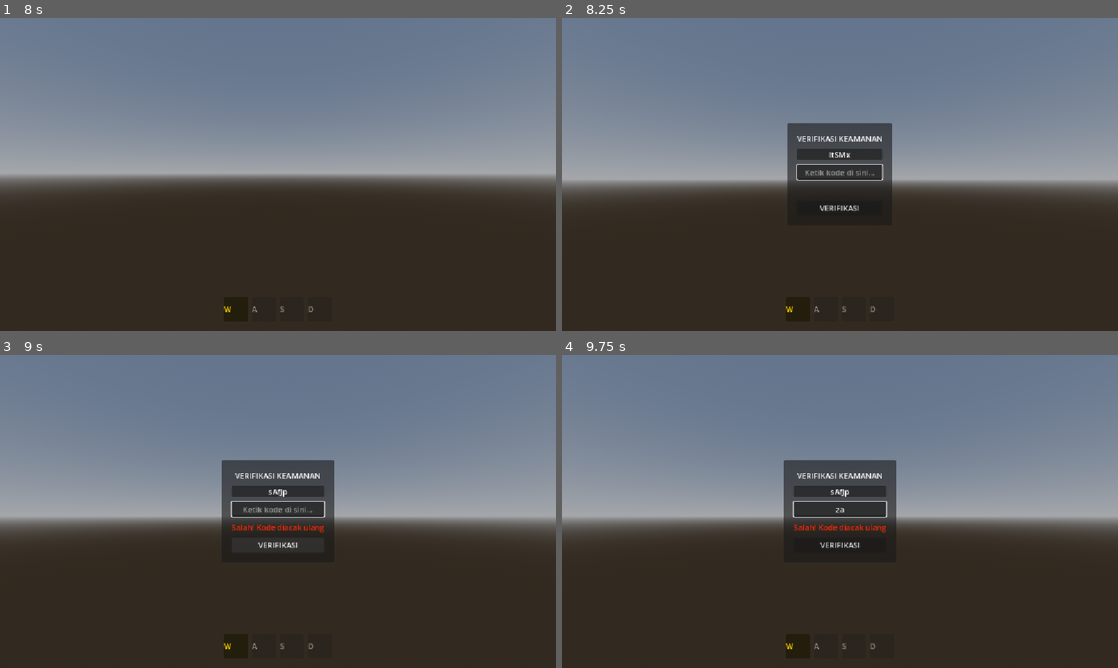
Above: before the commit, frames 1-4 (two rows, left to right).
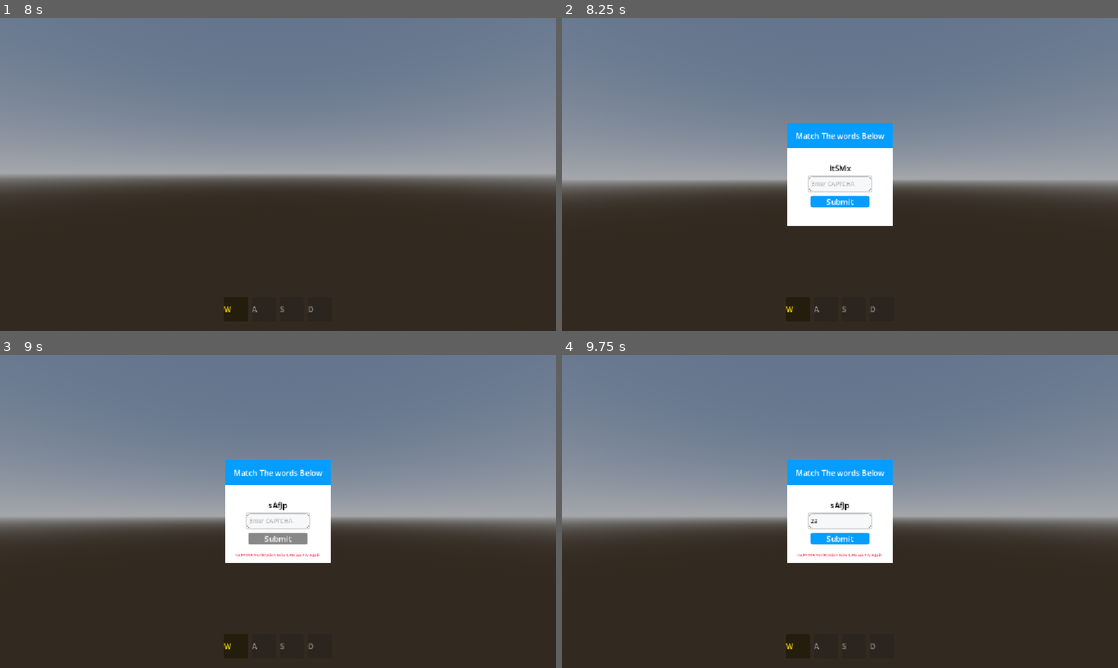
Above: after the commit, the same moments.

Repository: Fahmi-mi/my-first-rpg
Game: Godot game, scene res://src/world/test_world.tscn
The game is run twice, just before and just after one commit, with the same random seed, the same clock (stepped at 60 frames per second) and the same inputs. Before the commit the project has no main scene; this scene is started directly in both runs.
Inputs (mouse positions are in pixels of both pictures, inside the frame that each line leads up to):
- Up to frame 1 (8 s): tap Enter at 0.5, 5.75, 7.25 s; move the mouse to (305, 174) at 0.52 s; hold P (interact) 0.53-1.28 s; hold X (move_forward) 0.53-5.78 s; tap Shift (jump) at 0.77, 1.52, 3.02, 3.77, 4.52, 6.02, 6.77, 7.52 s; move the mouse to (250, 174) at 1.27 s; tap A (slot_a) at 1.35 s; move the mouse to (289, 168) at 2.02 s; hold D (slot_d) 2.03-2.78 s; move the mouse to (272, 180) at 2.77 s; tap S (slot_s) at 2.85 s; move the mouse to (316, 177) at 3.52 s; hold W (slot_w) 3.53-4.28 s; move the mouse to (233, 171) at 4.27 s; tap P (interact) at 4.35 s; tap Space at 5, 6.5 s; move the mouse to (283, 174) at 5.02 s; hold A (slot_a) 5.03-5.78 s; move the mouse to (255, 168) at 5.77 s; hold V (move_right) 5.78-6.53 s; tap D (slot_d) at 5.85 s; move the mouse to (305, 174) at 6.52 s; hold S (slot_s) 6.53-7.28 s; hold X (move_forward) from 6.53 s (still down); move the mouse to (250, 174) at 7.27 s; tap W (slot_w) at 7.35 s
- Up to frame 2 (8.25 s): keep holding X (move_forward); tap Space at 8 s; move the mouse to (851, 168) at 8.02 s; hold P (interact) from 8.03 s (still down)
- Up to frame 3 (9 s): release X (move_forward) at 8.75 s; release P (interact) at 8.75 s; click "VERIFIKASI" (after the commit: "Submit") at 8.75 s
- Up to frame 4 (9.75 s): move the mouse to (812, 574) at 9.52 s; hold Z (move_left) from 9.53 s (still down); tap A (slot_a) at 9.6 s

Frame 1 is identical in both runs. In frame 2, 6.2% of the frame differs, in the area x 40-60%, y 33-67%; in frame 3, 6.5%; in frame 4, 6.5%, in the area x 39-61%, y 33-67%.

Commit message:
feat: styelized the captcha

Diff:
--- a/icon.svg
+++ b/icon.svg
@@ -1 +1,3 @@
-<svg xmlns="http://www.w3.org/2000/svg" width="128" height="128"><rect width="124" height="124" x="2" y="2" fill="#363d52" stroke="#212532" stroke-width="4" rx="14"/><g fill="#fff" transform="translate(12.322 12.322)scale(.101)"><path d="M105 673v33q407 354 814 0v-33z"/><path fill="#478cbf" d="m105 673 152 14q12 1 15 14l4 67 132 10 8-61q2-11 15-15h162q13 4 15 15l8 61 132-10 4-67q3-13 15-14l152-14V427q30-39 56-81-35-59-83-108-43 20-82 47-40-37-88-64 7-51 8-102-59-28-123-42-26 43-46 89-49-7-98 0-20-46-46-89-64 14-123 42 1 51 8 102-48 27-88 64-39-27-82-47-48 49-83 108 26 42 56 81zm0 33v39c0 276 813 276 814 0v-39l-134 12-5 69q-2 10-14 13l-162 11q-12 0-16-11l-10-65H446l-10 65q-4 11-16 11l-162-11q-12-3-14-13l-5-69z"/><path d="M483 600c0 34 58 34 58 0v-86c0-34-58-34-58 0z"/><circle cx="725" cy="526" r="90"/><circle cx="299" cy="526" r="90"/></g><g fill="#414042" transform="translate(12.322 12.322)scale(.101)"><circle cx="307" cy="532" r="60"/><circle cx="717" cy="532" r="60"/></g></svg>
+version https://git-lfs.github.com/spec/v1
+oid sha256:6c80384360a5b269d1054bfb27241258154e2cc8167c522016fdc1820e84e0f8
+size 995
--- a/project.godot
+++ b/project.godot
@@ -11,6 +11,7 @@
 [application]
 
 config/name="my-first-rpg"
+run/main_scene="uid://5iwgsni1iake"
 config/features=PackedStringArray("4.7", "GL Compatibility")
 config/icon="res://icon.svg"
 
--- a/src/ui/captcha/captcha_popup.gd
+++ b/src/ui/captcha/captcha_popup.gd
@@ -6,10 +6,10 @@
 const CHAR_POOL: String = "ABCDEFGHIJKLMNOPQRSTUVWXYZabcdefghijklmnopqrstuvwxyz23456789"
 var target_code: String = ""
 
-@onready var target_label: Label = $CenterContainer/PanelContainer/MarginContainer/VBoxContainer/CodeDisplayPanel/TargetCodeLabel
-@onready var input_line_edit: LineEdit = $CenterContainer/PanelContainer/MarginContainer/VBoxContainer/InputLineEdit
-@onready var error_label: Label = $CenterContainer/PanelContainer/MarginContainer/VBoxContainer/ErrorLabel
-@onready var submit_button: Button = $CenterContainer/PanelContainer/MarginContainer/VBoxContainer/SubmitButton
+@onready var target_label: Label = $MarginContainer/MainPanel/TitleLabel #$CenterContainer/PanelContainer/MarginContainer/VBoxContainer/CodeDisplayPanel/TargetCodeLabel
+@onready var input_line_edit: LineEdit = $MarginContainer/MainPanel/Input #$CenterContainer/PanelContainer/MarginContainer/VBoxContainer/InputLineEdit
+@onready var error_label: Label = $MarginContainer/MainPanel/ErrorLabel #$CenterContainer/PanelContainer/MarginContainer/VBoxContainer/ErrorLabel
+@onready var submit_button: Button = $MarginContainer/MainPanel/Button  #$CenterContainer/PanelContainer/MarginContainer/VBoxContainer/SubmitButton
 
 func _ready() -> void:
 	hide()
@@ -52,7 +52,7 @@
 		Input.set_mouse_mode(Input.MOUSE_MODE_CAPTURED)
 		EventBus.captcha_resolved.emit(true)
 	else:
-		error_label.text = "Salah! Kode diacak ulang"
+		error_label.text = "CAPTCHA Verification Failed, Please Try Again"
 		input_line_edit.text = ""
 		_generate_new_code()
 		input_line_edit.grab_focus()
--- a/src/ui/captcha/captcha_popup.tscn
+++ b/src/ui/captcha/captcha_popup.tscn
@@ -2,56 +2,144 @@
 
 [ext_resource type="Script" uid="uid://b8gk4idvva0h8" path="res://src/ui/captcha/captcha_popup.gd" id="1_ldo65"]
 
+[sub_resource type="StyleBoxFlat" id="StyleBoxFlat_xcltu"]
+bg_color = Color(0.02158491, 0.61386657, 0.99999994, 1)
+
+[sub_resource type="LabelSettings" id="LabelSettings_xcltu"]
+
+[sub_resource type="LabelSettings" id="LabelSettings_aucjx"]
+font_color = Color(0, 0, 0, 1)
+
+[sub_resource type="StyleBoxFlat" id="StyleBoxFlat_aucjx"]
+content_margin_left = 5.0
+content_margin_right = 5.0
+bg_color = Color(0.96971315, 0.9714137, 0.9798601, 1)
+border_width_left = 1
+border_width_top = 1
+border_width_right = 1
+border_width_bottom = 1
+border_color = Color(0.573792, 0.573792, 0.5737917, 1)
+corner_radius_top_left = 7
+corner_radius_top_right = 7
+corner_radius_bottom_right = 7
+corner_radius_bottom_left = 7
+
+[sub_resource type="StyleBoxFlat" id="StyleBoxFlat_vomwa"]
+bg_color = Color(0.019607844, 0.6156863, 1, 1)
+corner_radius_top_left = 5
+corner_radius_top_right = 5
+corner_radius_bottom_right = 5
+corner_radius_bottom_left = 5
+
+[sub_resource type="StyleBoxEmpty" id="StyleBoxEmpty_xcltu"]
+content_margin_left = 5.0
+content_margin_right = 5.0
+
 [node name="CaptchaPopup" type="CanvasLayer" unique_id=866973205]
 layer = 10
-visible = false
 script = ExtResource("1_ldo65")
 
-[node name="CenterContainer" type="CenterContainer" parent="." unique_id=2064169813]
+[node name="MarginContainer" type="MarginContainer" parent="." unique_id=1065795499]
 anchors_preset = 15
 anchor_right = 1.0
 anchor_bottom = 1.0
 grow_horizontal = 2
 grow_vertical = 2
+theme_override_constants/margin_left = 467
+theme_override_constants/margin_top = 218
+theme_override_constants/margin_right = 467
+theme_override_constants/margin_bottom = 218
 
-[node name="PanelContainer" type="PanelContainer" parent="CenterContainer" unique_id=1510843214]
+[node name="MainPanel" type="ColorRect" parent="MarginContainer" unique_id=2025544093]
 layout_mode = 2
 
-[node name="MarginContainer" type="MarginContainer" parent="CenterContainer/PanelContainer" unique_id=1074850085]
-layout_mode = 2
-theme_override_constants/margin_left = 20
-theme_override_constants/margin_top = 20
-theme_override_constants/margin_right = 20
-theme_override_constants/margin_bottom = 20
+[node name="TopBar" type="Panel" parent="MarginContainer/MainPanel" unique_id=1683631314]
+layout_mode = 1
+anchors_preset = 10
+anchor_right = 1.0
+offset_bottom = 52.0
+grow_horizontal = 2
+theme_override_styles/panel = SubResource("StyleBoxFlat_xcltu")
 
-[node name="VBoxContainer" type="VBoxContainer" parent="CenterContainer/PanelContainer/MarginContainer" unique_id=1677889202]
-layout_mode = 2
-theme_override_constants/separation = 10
-
-[node name="TitleLabel" type="Label" parent="CenterContainer/PanelContainer/MarginContainer/VBoxContainer" unique_id=1769916409]
-layout_mode = 2
-text = "VERIFIKASI KEAMANAN"
-horizontal_alignment = 1
-
-[node name="CodeDisplayPanel" type="PanelContainer" parent="CenterContainer/PanelContainer/MarginContainer/VBoxContainer" unique_id=527465109]
-layout_mode = 2
-
-[node name="TargetCodeLabel" type="Label" parent="CenterContainer/PanelContainer/MarginContainer/VBoxContainer/CodeDisplayPanel" unique_id=479083268]
-layout_mode = 2
-text = "k8X2P"
+[node name="Label" type="Label" parent="MarginContainer/MainPanel/TopBar" unique_id=914679642]
+layout_mode = 1
+anchors_preset = 15
+anchor_right = 1.0
+anchor_bottom = 1.0
+grow_horizontal = 2
+grow_vertical = 2
+text = "Match The words Below"
+label_settings = SubResource("LabelSettings_xcltu")
 horizontal_alignment = 1
 vertical_alignment = 1
 
-[node name="InputLineEdit" type="LineEdit" parent="CenterContainer/PanelContainer/MarginContainer/VBoxContainer" unique_id=892037951]
-layout_mode = 2
-placeholder_text = "Ketik kode di sini..."
-alignment = 1
-
-[node name="ErrorLabel" type="Label" parent="CenterContainer/PanelContainer/MarginContainer/VBoxContainer" unique_id=1478399575]
-layout_mode = 2
-theme_override_colors/font_color = Color(1, 0.15686275, 0, 1)
+[node name="TitleLabel" type="Label" parent="MarginContainer/MainPanel" unique_id=735555264]
+layout_mode = 1
+anchors_preset = 8
+anchor_left = 0.5
+anchor_top = 0.5
+anchor_right = 0.5
+anchor_bottom = 0.5
+offset_left = -86.0
+offset_top = -25.5
+offset_right = 86.0
+offset_bottom = -2.5
+grow_horizontal = 2
+grow_vertical = 2
+text = "KJADJFKLAKL"
+label_settings = SubResource("LabelSettings_aucjx")
 horizontal_alignment = 1
 
-[node name="SubmitButton" type="Button" parent="CenterContainer/PanelContainer/MarginContainer/VBoxContainer" unique_id=1307044826]
-layout_mode = 2
-text = "VERIFIKASI"
+[node name="Input" type="LineEdit" parent="MarginContainer/MainPanel" unique_id=456659396]
+layout_mode = 1
+anchors_preset = 8
+anchor_left = 0.5
+anchor_top = 0.5
+anchor_right = 0.5
+anchor_bottom = 0.5
+offset_left = -65.0
+offset_top = 3.5
+offset_right = 65.0
+offset_bottom = 34.5
+grow_horizontal = 2
+grow_vertical = 2
+theme_override_colors/font_color = Color(0, 0, 0, 1)
+theme_override_colors/font_placeholder_color = Color(0.5290674, 0.5290664, 0.52906674, 0.6)
+theme_override_colors/selection_color = Color(0.6715141, 0.67151415, 0.671514, 1)
+theme_override_colors/clear_button_color = Color(0.25275406, 0.25275338, 0.25275353, 1)
+theme_override_font_sizes/font_size = 12
+theme_override_styles/normal = SubResource("StyleBoxFlat_aucjx")
+placeholder_text = "Enter CAPTCHA"
+
+[node name="Button" type="Button" parent="MarginContainer/MainPanel" unique_id=1162828350]
+layout_mode = 1
+anchors_preset = 8
+anchor_left = 0.5
+anchor_top = 0.5
+anchor_right = 0.5
+anchor_bottom = 0.5
+offset_left = -61.0
+offset_top = 44.0
+offset_right = 61.0
+offset_bottom = 68.0
+grow_horizontal = 2
+grow_vertical = 2
+theme_override_colors/font_color = Color(1, 1, 1, 1)
+theme_override_styles/normal = SubResource("StyleBoxFlat_vomwa")
+text = "Submit"
+
+[node name="ErrorLabel" type="Label" parent="MarginContainer/MainPanel" unique_id=795399268]
+layout_mode = 1
+anchors_preset = 12
+anchor_top = 1.0
+anchor_right = 1.0
+anchor_bottom = 1.0
+offset_top = -31.0
+grow_horizontal = 2
+grow_vertical = 0
+theme_override_colors/font_color = Color(0.98627335, 0, 0.15667966, 1)
+theme_override_font_sizes/font_size = 8
+theme_override_styles/normal = SubResource("StyleBoxEmpty_xcltu")
+text = "CAPTCHA Verification Failed, Please Try Again"
+horizontal_alignment = 1
+vertical_alignment = 1
